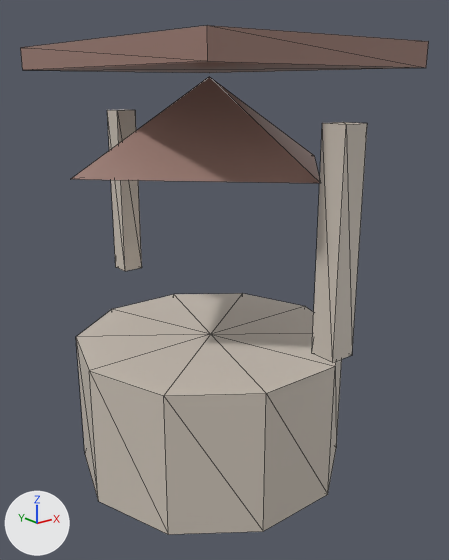
The glTF model public/studio/v2.15.0/d_well/model.glb, before and after one commit.
Before and after are seen from a 50 mm lens placed at (-3.15, -4.13, 3.33), pointed at (0.08, -0.1, 1.72). Every picture has the same lights, and +X, +Y and +Z are marked at lower left. The picture after the commit comes second. Mesh edges are drawn as thin lines. Where no turn or scale is listed for an object, it has been applied to the vertices.

Names of what the first picture shows: 'part0', 'part1', 'part2', 'part3', 'part4'.
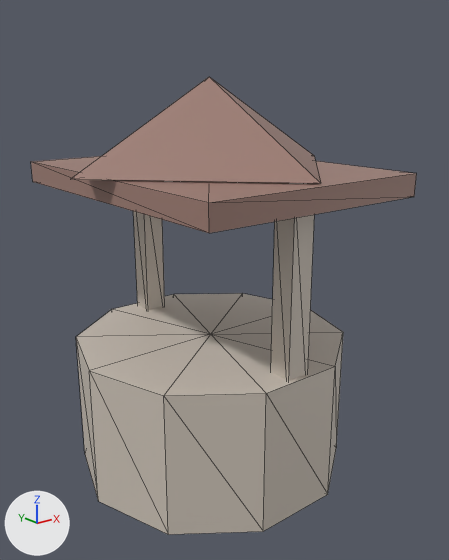
Pixel boxes (x1, y1, x2, y2) of what changed, in the pictures (449 x 560 px):
'part3', moved
    before: (21, 25, 429, 73)
    after: (31, 156, 417, 233)
'part2', moved
    before: (312, 122, 367, 362)
    after: (271, 214, 315, 381)
'part1', moved
    before: (107, 109, 142, 271)
    after: (133, 211, 165, 310)

What the commit changed:
me_geometry_1 is used by ob_part1; location (0.0, 0.0, 0.0).
me_geometry_1 had 8 vertices, 12 faces and spanned x -0.1..0.1, y 1.32..1.52, z 1.5..3.1.
me_geometry_1 now has 8 vertices, 12 faces and spans x -0.1..0.1, y 0.9..1.1, z 1.0..2.6.
me_geometry_1 part 1: the whole mesh is moved by (0.0, -0.42, -0.5).
me_geometry_2 is used by ob_part2; location (0.0, 0.0, 0.0).
me_geometry_2 had 8 vertices, 12 faces and spanned x -0.1..0.1, y -1.52..-1.32, z 1.5..3.1.
me_geometry_2 now has 8 vertices, 12 faces and spans x -0.1..0.1, y -1.1..-0.9, z 1.0..2.6.
me_geometry_2 part 2: the whole mesh is moved by (0.0, 0.42, -0.5).
me_geometry_3 is used by ob_part3; location (0.0, 0.0, 0.0).
me_geometry_3 had 8 vertices, 12 faces and spanned x -1.0..1.0, y -1.3..1.3, z 3.46..3.64.
me_geometry_3 now has 8 vertices, 12 faces and spans x -1.0..1.0, y -1.3..1.3, z 2.51..2.69.
me_geometry_3 part 3: the whole mesh is moved by (0.0, 0.0, -0.95).
